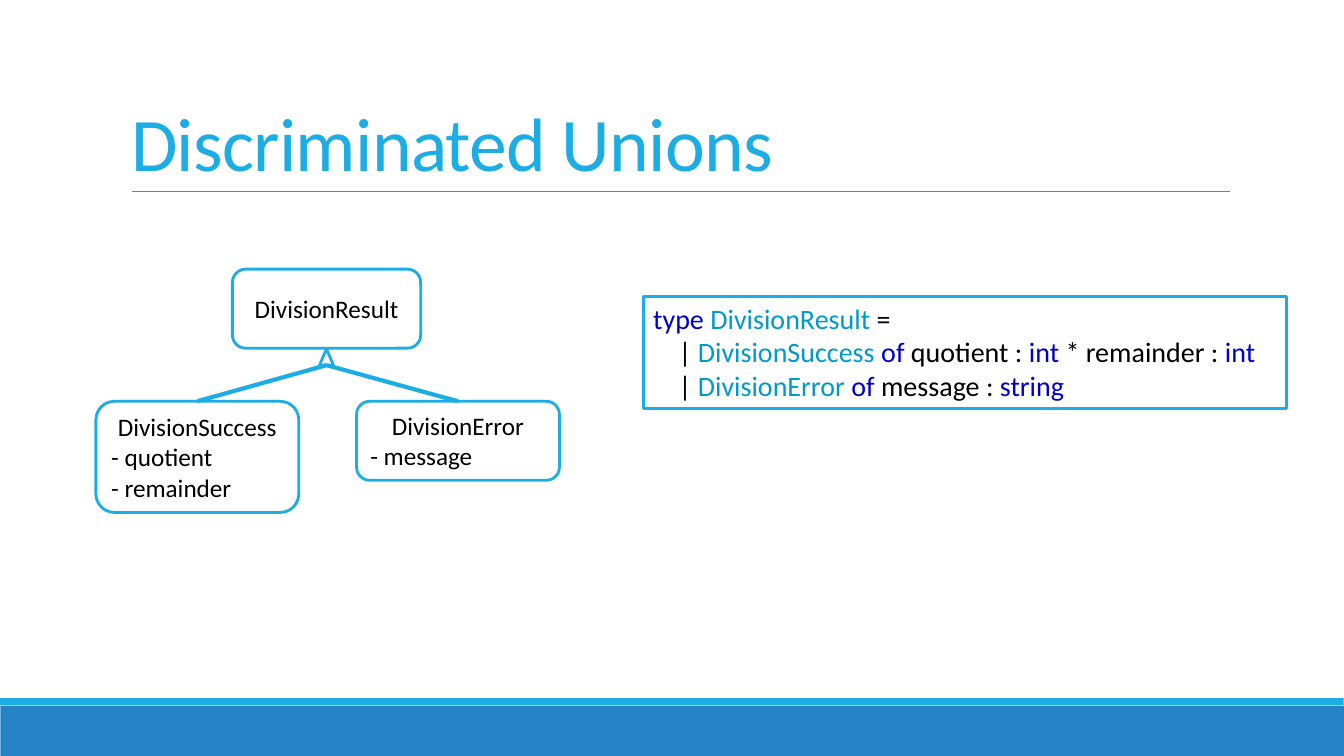
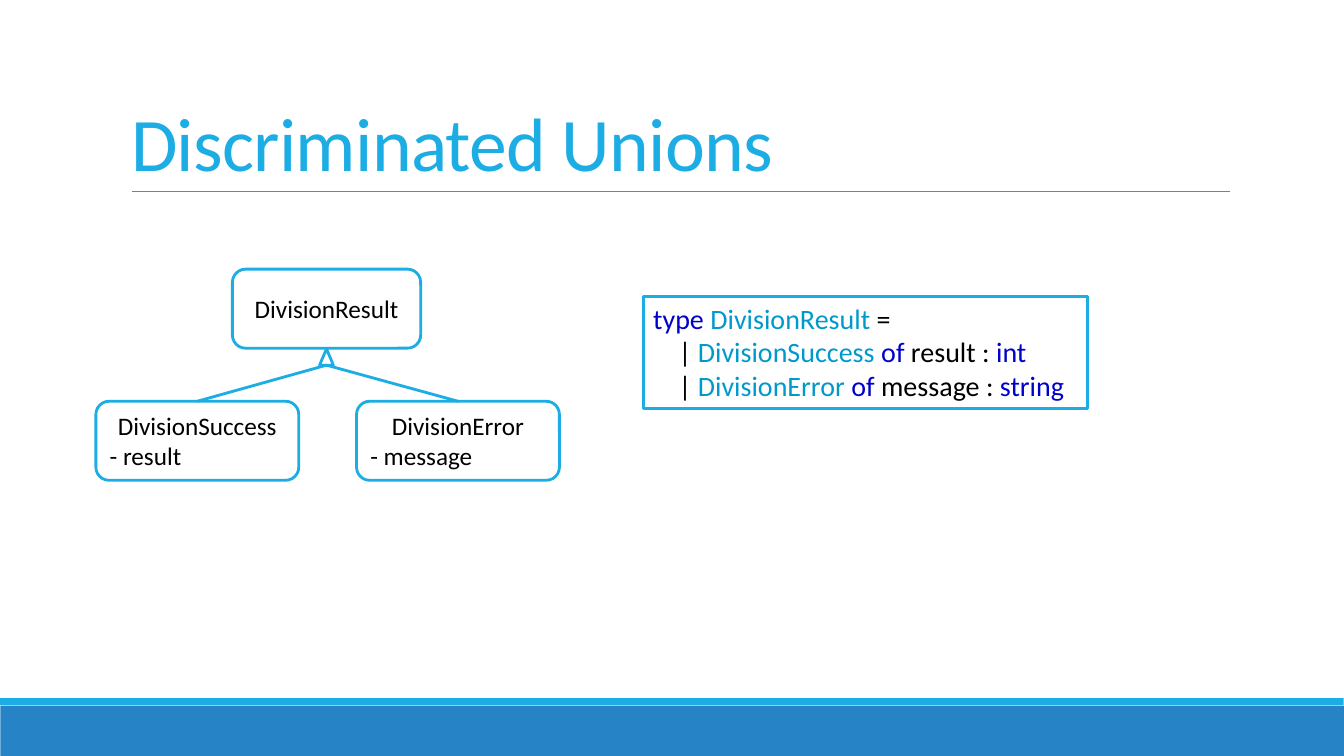
Before and after one commit to jorgef/fsharpworkshop, a slide deck: slide 34 of FSharpWorkshop_Slides.pptx (slide 36 before the commit). Drawn at 1344x756 pixels with LibreOffice and Linux fonts; fonts in the diff are those of the drawing. Boxes give left, top, right and bottom in pixels: in the first picture for what was removed or moved away, otherwise in the second. Text is boxed around its words. In the diff, an @@ line names an element or a change of style, - is before the commit and + after.

```diff
--- a/FSharpWorkshop_Slides.pptx
+++ b/FSharpWorkshop_Slides.pptx
@@ rectangle "type DivisionResult =": place and size @@
-rectangle "type DivisionResult =" at [643,296,1287,408]
+rectangle "type DivisionResult =" at [643,296,1088,408]
@@ text in rectangle at [698,342,1026,363]: text changed; text colour #000000 to #0099CC @@
-| DivisionSuccess of quotient : int * remainder : int
+| DivisionSuccess of result : int
@@ line (198, 401) - (327, 365): stroke #1CADE4 3 pt to #1CADE4 2 pt @@
@@ line (458, 401) - (327, 365): stroke #1CADE4 3 pt to #1CADE4 2 pt @@
@@ rounded rectangle "DivisionSuccess": place and size @@
-rounded rectangle "DivisionSuccess" at [96,401,298,512]
+rounded rectangle "DivisionSuccess" at [96,401,298,480]
@@ text in rounded rectangle at [123,447,181,466]: text changed @@
-- quotient
-- remainder
+- result
```
Also in this commit, not shown: 11 other slides changed, 2 slides removed, 29 other files.
